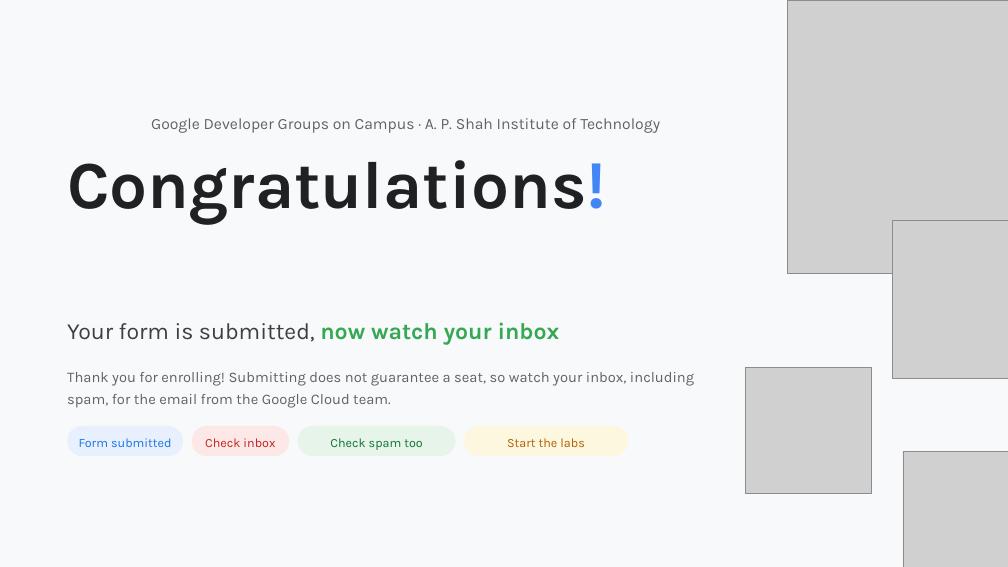
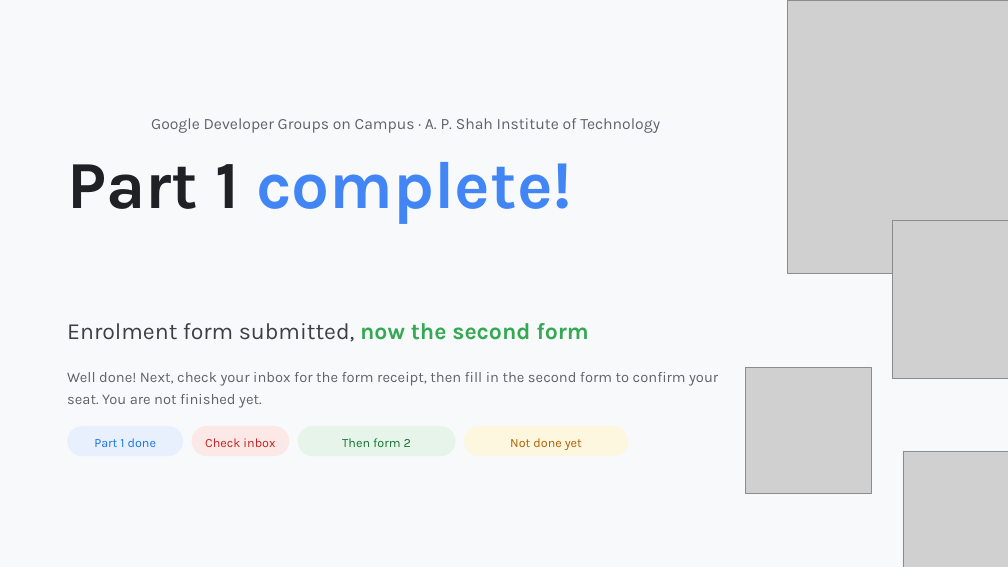
Before and after one commit to Viverun/Realism_Grade, a slide deck: slide 18 of Skill_Boost_Registration_Guide.pptx. Drawn at 1008x567 pixels with LibreOffice and Linux fonts; fonts in the diff are those of the drawing; grey boxes stand for pictures; background and template pictures are left out. Boxes give left, top, right and bottom in pixels: in the first picture for what was removed or moved away, otherwise in the second. Text is boxed around its words. In the diff, an @@ line names an element or a change of style, - is before the commit and + after.

```diff
--- a/Skill_Boost_Registration_Guide.pptx
+++ b/Skill_Boost_Registration_Guide.pptx
@@ title at (67, 162, 572, 224): text changed; text colour #202124 to #4285F4 @@
-Congratulations!
+Part 1 complete!
@@ text at (67, 323, 588, 342): text changed @@
-Your form is submitted, now watch your inbox
+Enrolment form submitted, now the second form
@@ text at (67, 372, 718, 408): text changed @@
-Thank you for enrolling! Submitting does not guarantee a seat, so watch your inbox, including spam, for the email from the Google Cloud team.
+Well done! Next, check your inbox for the form receipt, then fill in the second form to confirm your seat. You are not finished yet.
@@ text in rounded rectangle at (94, 438, 156, 447): text changed @@
-Form submitted
+Part 1 done
@@ text in rounded rectangle at (342, 438, 411, 447): text changed @@
-Check spam too
+Then form 2
@@ text in rounded rectangle at (510, 438, 582, 450): text changed @@
-Start the labs
+Not done yet
```
Also in this commit, not shown: 19 other slides changed.
